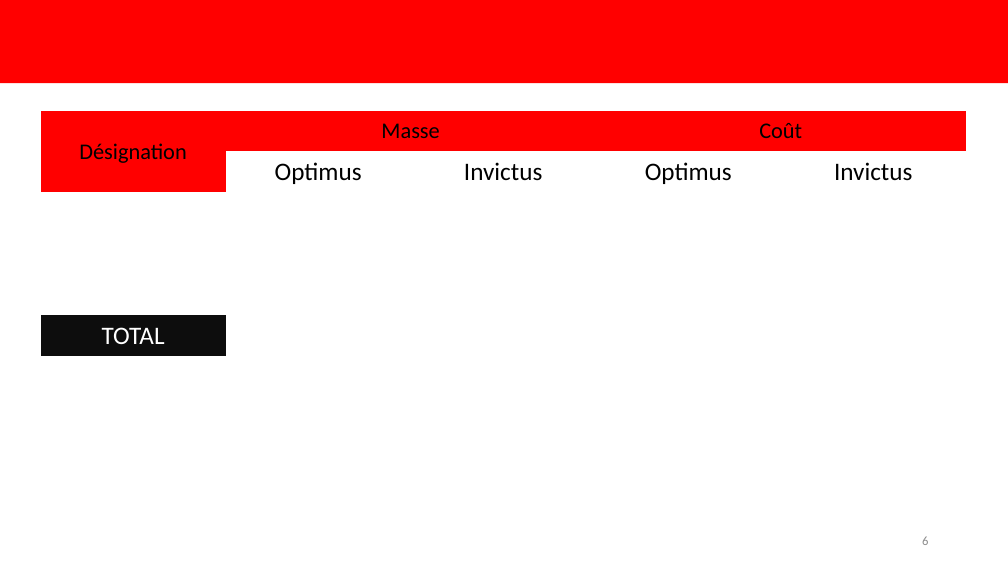
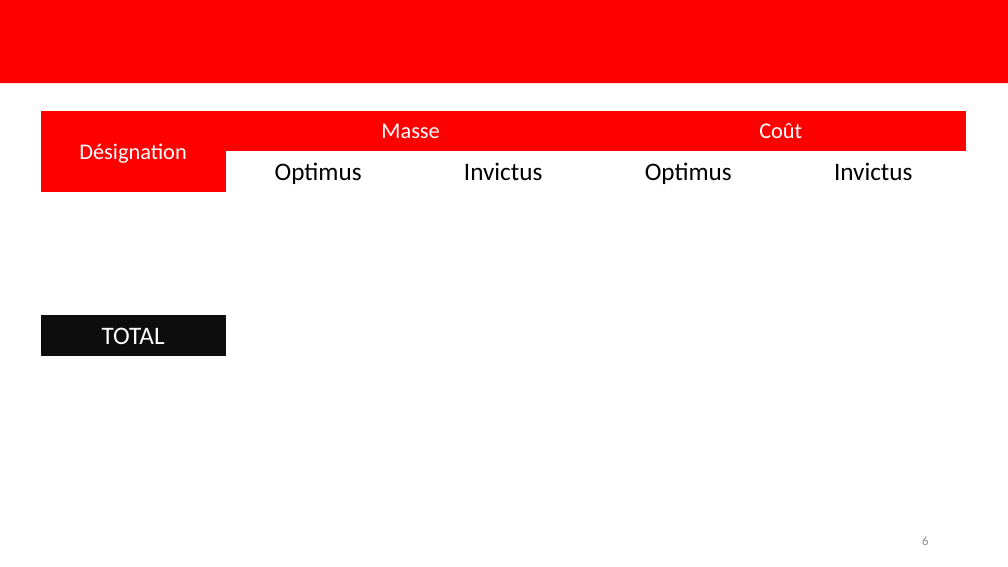
Before and after one commit to EOSCogniton/Ressources2020, a slide deck: slide 6 of TO_TOPs/06_Audits_Techniques/Template.pptx. Drawn at 1008x567 pixels with LibreOffice and Linux fonts; fonts in the diff are those of the drawing; background and template pictures are left out. Boxes give left, top, right and bottom in pixels: in the first picture for what was removed or moved away, otherwise in the second. Text is boxed around its words. In the diff, an @@ line names an element or a change of style, - is before the commit and + after.

```diff
--- a/TO_TOPs/06_Audits_Techniques/Template.pptx
+++ b/TO_TOPs/06_Audits_Techniques/Template.pptx
@@ table at [40, 111, 968, 356] @@
@@ text colour #000000 to #FFFFFF in "Désignation", "Masse", "Coût" @@
```
Also in this commit, not shown: 1 other slide changed, 16 slides added, 1 other file.
